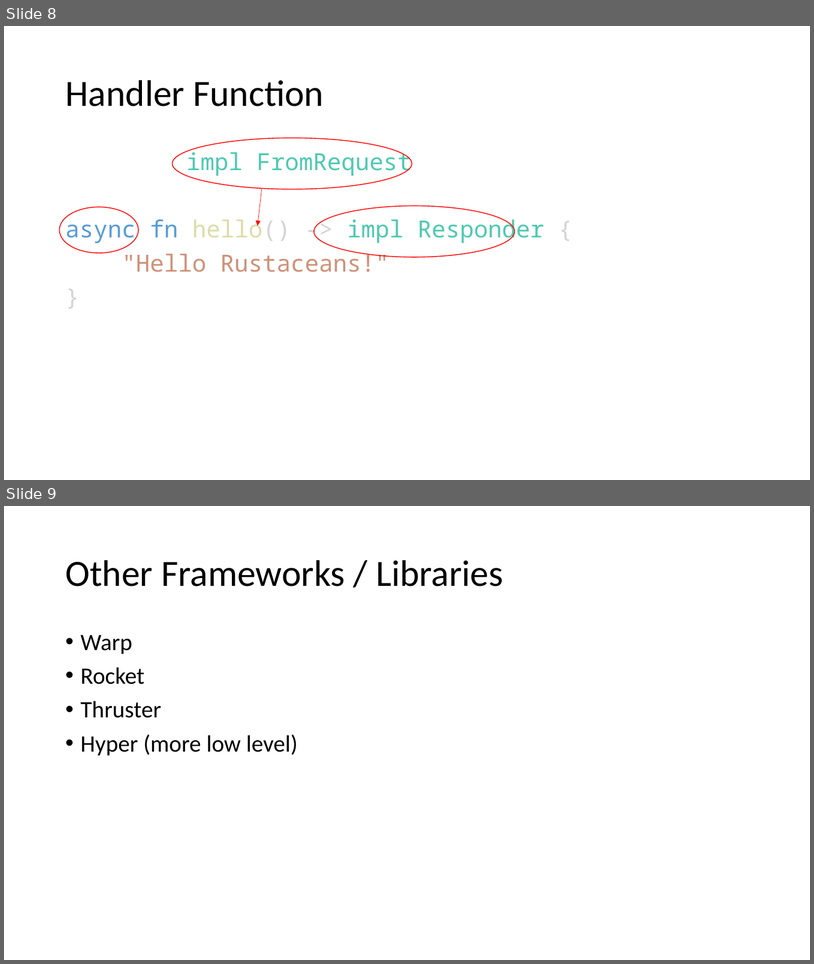
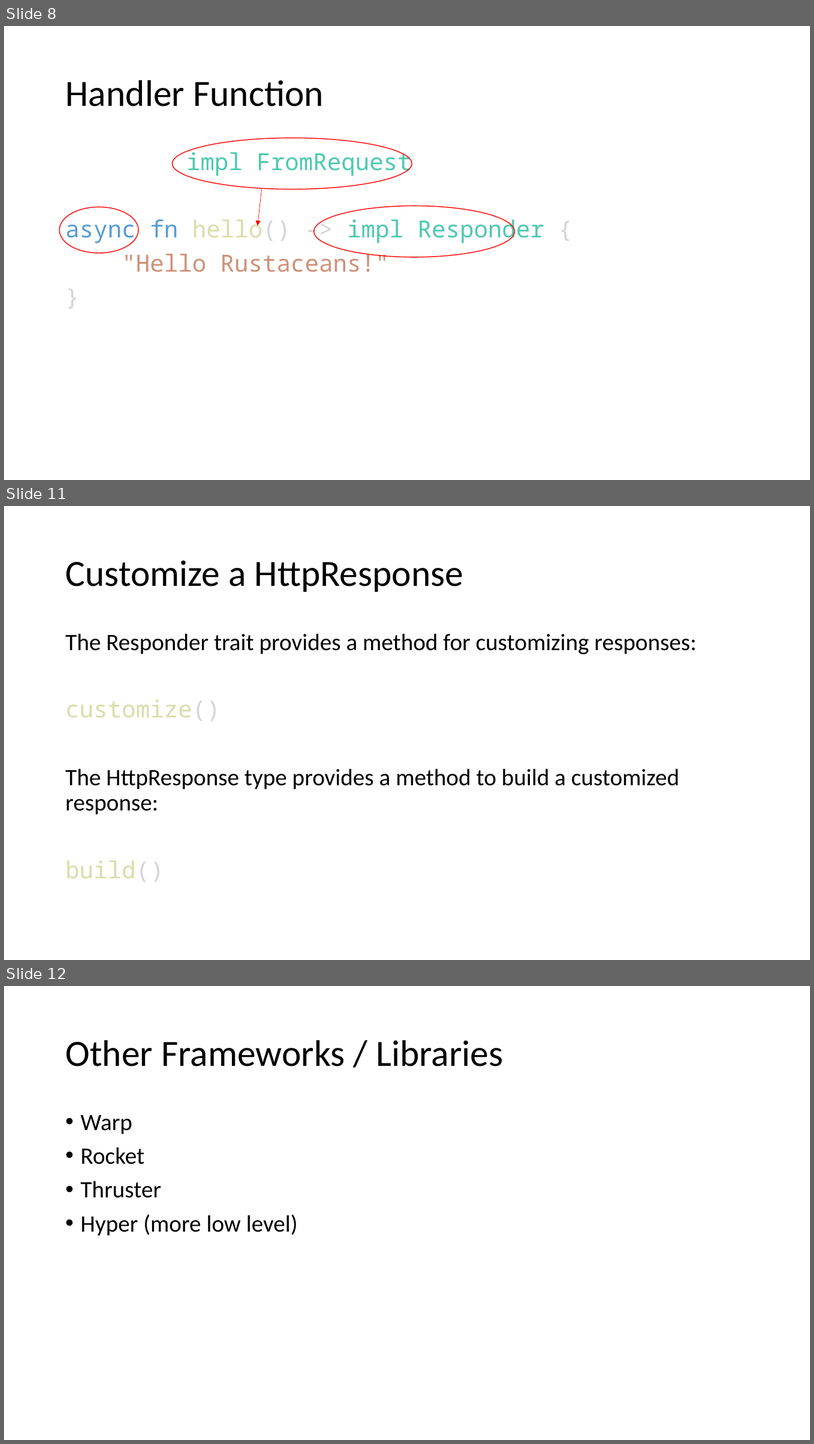
Before and after one commit to floscodes/actix_talk, a slide deck: Pres.pptx. Shown one above the other, each under a label of ours: slides 8 and 9 before the commit, slides 8, 11 and 12 after it; the slides between them are not shown. The pictures are 814x964 and 814x1444 pixels, drawn with LibreOffice and Linux fonts; fonts in the diff are those of the drawing. Boxes give left, top, right and bottom in pixels: in the first picture for what was removed or moved away, otherwise in the second. Text is boxed around its words. In the diff, an @@ line names an element or a change of style, - is before the commit and + after.

```diff
--- a/Pres.pptx
+++ b/Pres.pptx
@@ slide 11 added at (4,506,810,960), background #FFFFFF @@
@@ title added at (65,560,464,592), 44 pt, text #000000 @@
+Customize a HttpResponse
@@ text added at (65,633,696,882), 28 pt, text #000000 @@
+The Responder trait provides a method for customizing responses:
+customize()
+The HttpResponse type provides a method to build a customized response:
+build()
@@ what was slide 9 is now slide 12 @@
```
Also in this commit, not shown: 1 slide changed, 2 other slides added, 3 other files.
